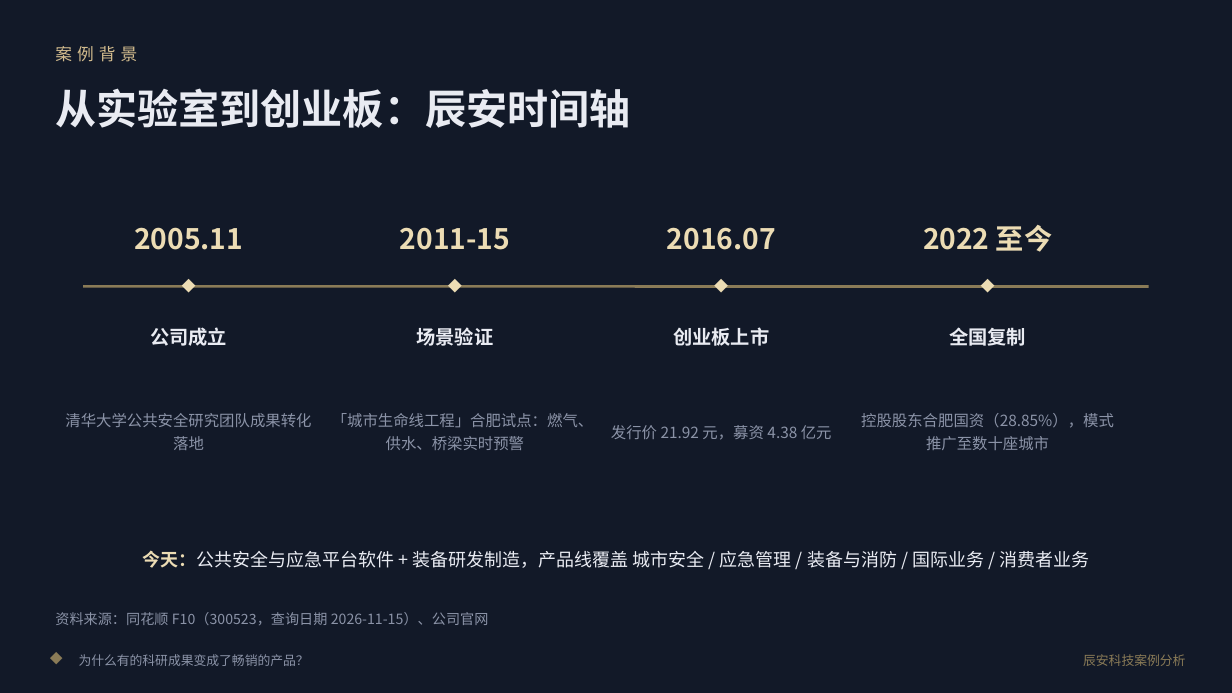
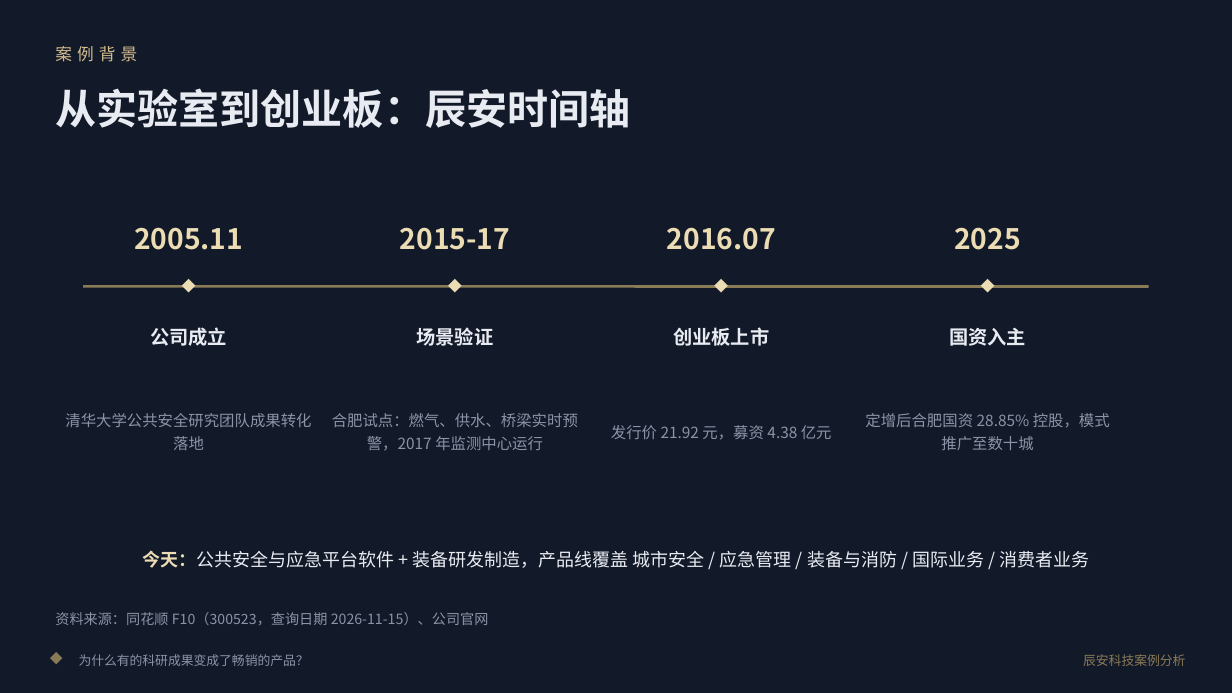
Before and after one commit to sdh0219/susu-tools, a slide deck: slide 3 of web/assets/files/小组案例分析报告-辰安科技.pptx. Drawn at 1232x693 pixels with LibreOffice and Linux fonts; fonts in the diff are those of the drawing. Boxes give left, top, right and bottom in pixels: in the first picture for what was removed or moved away, otherwise in the second. Text is boxed around its words. In the diff, an @@ line names an element or a change of style, - is before the commit and + after.

```diff
--- a/web/assets/files/小组案例分析报告-辰安科技.pptx
+++ b/web/assets/files/小组案例分析报告-辰安科技.pptx
@@ text at bbox=[400, 227, 510, 250]: text changed @@
-2011-15
+2015-17
@@ text at bbox=[954, 227, 1021, 250]: text changed @@
-2022 至今
+2025
@@ text at bbox=[949, 327, 1026, 346]: text changed @@
-全国复制
+国资入主
@@ text at bbox=[332, 413, 578, 451]: text changed @@
-「城市生命线工程」合肥试点：燃气、供水、桥梁实时预警
+合肥试点：燃气、供水、桥梁实时预警，2017 年监测中心运行
@@ text at bbox=[865, 413, 1110, 450]: text changed @@
-控股股东合肥国资（28.85%），模式推广至数十座城市
+定增后合肥国资 28.85% 控股，模式推广至数十城
```
Also in this commit, not shown: 1 other slide changed, 2 other files.
